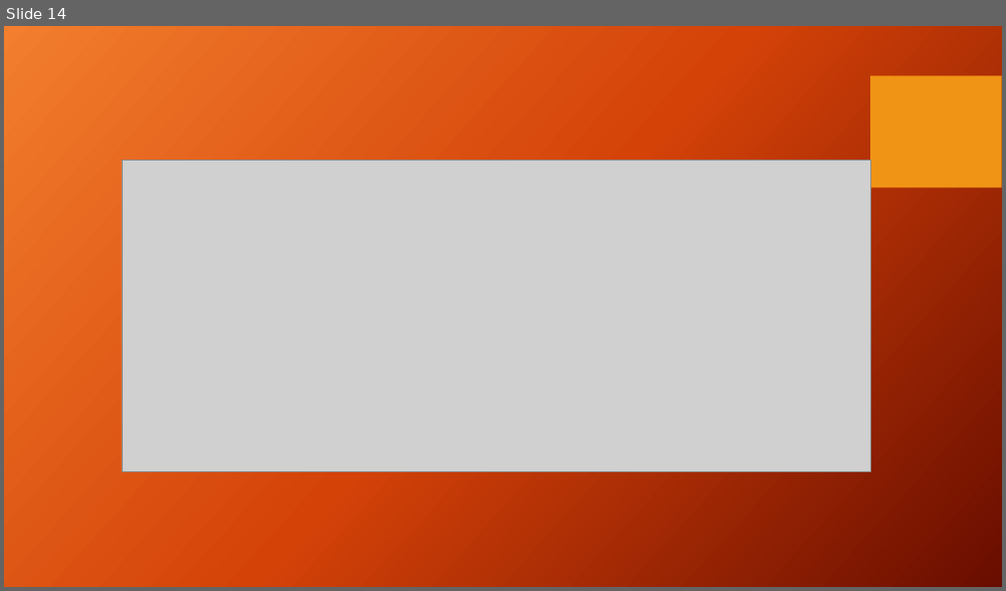
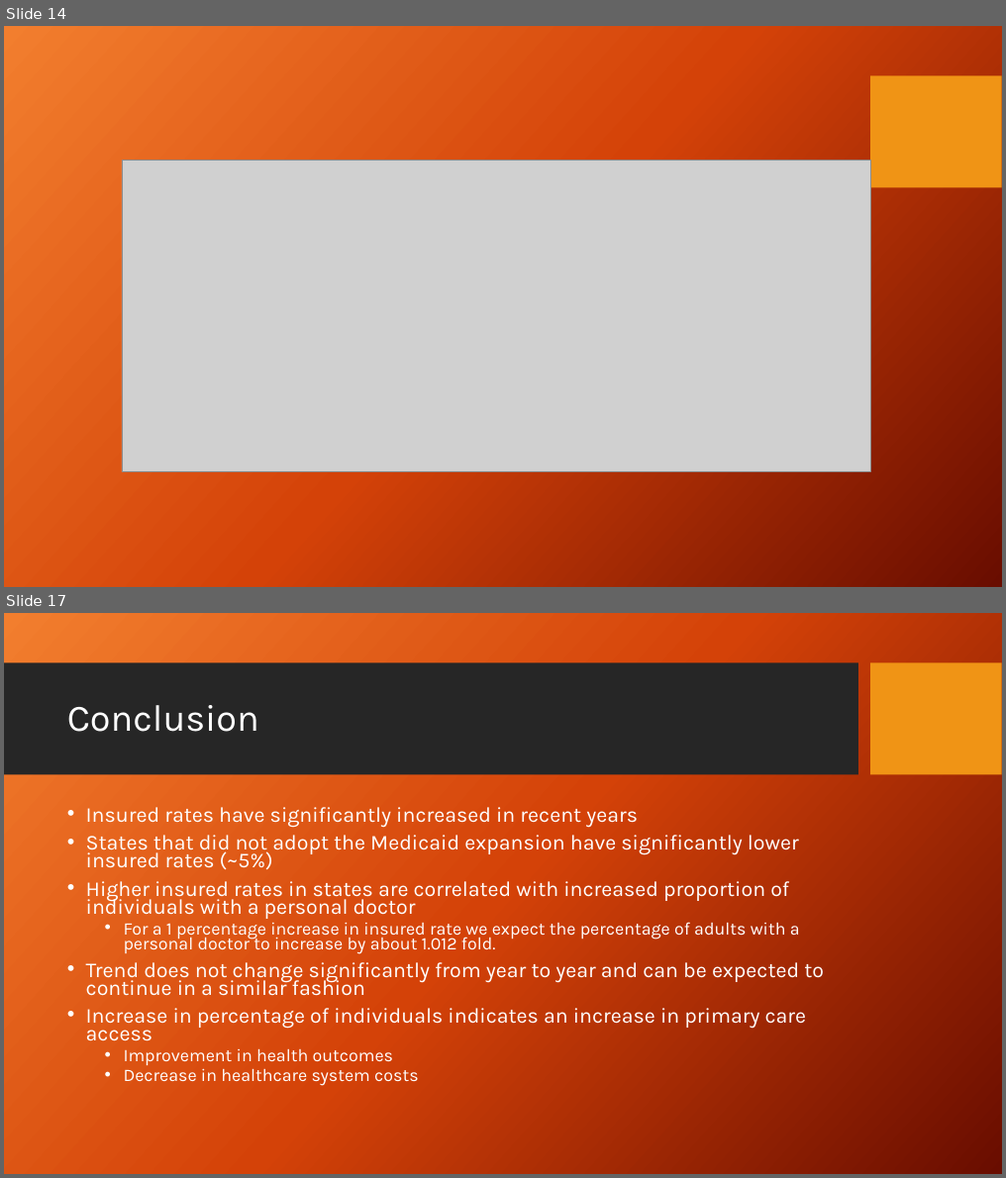
Before and after one commit to AGDeighan/STA585-Final_Project, a slide deck: Presentation.pptx. Shown one above the other, each under a label of ours: slide 14 before the commit, slides 14 and 17 after it; the slides between them are not shown. The pictures are 1006x591 and 1006x1178 pixels, drawn with LibreOffice and Linux fonts; fonts in the diff are those of the drawing; grey boxes stand for pictures; background and template pictures are left out. Boxes give left, top, right and bottom in pixels: in the first picture for what was removed or moved away, otherwise in the second. Text is boxed around its words. In the diff, an @@ line names an element or a change of style, - is before the commit and + after.

```diff
--- a/Presentation.pptx
+++ b/Presentation.pptx
@@ slide 17 added at (4, 613, 1002, 1174), background picture (left out); not listed: 1 template element that a slide beside it also shows @@
@@ rectangle added at (4, 663, 858, 775), fill #262626 @@
@@ title added at (67, 705, 259, 732), 36 pt, text #FFFFFF @@
+Conclusion
@@ text added at (86, 807, 824, 1086), 20.4 pt, text #FFFFFF @@
+• Insured rates have significantly increased in recent years
+• States that did not adopt the Medicaid expansion have significantly lower insured rates (~5%)
+• Higher insured rates in states are correlated with increased proportion of individuals with a personal doctor
+  • For a 1 percentage increase in insured rate we expect the percentage of adults with a personal doctor to increase by about 1.012 fold.
+• Trend does not change significantly from year to year and can be expected to continue in a similar fashion
+• Increase in percentage of individuals indicates an increase in primary care access
+  • Improvement in health outcomes
+  • Decrease in healthcare system costs
```
Also in this commit, not shown: 1 slide changed, 2 other slides added, 2 slides removed, 5 other files.
